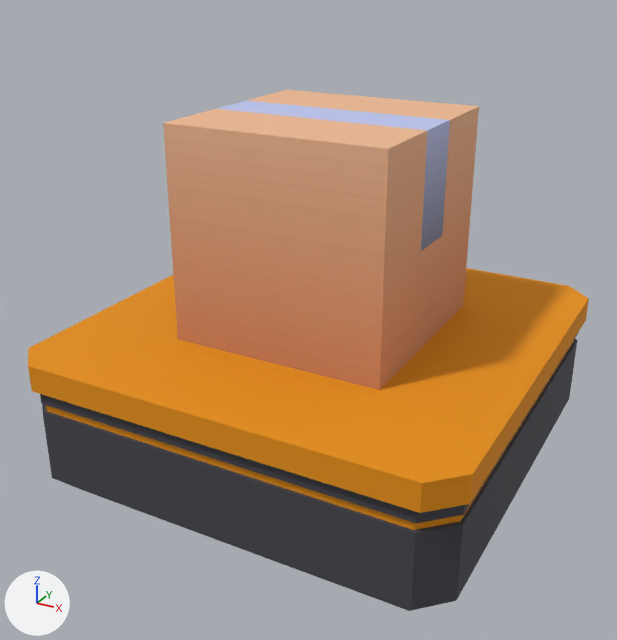
The glTF model assets/models/robot.glb: old version first, new version second.
One viewpoint serves both versions: a 50 mm lens placed at (0.857, -1.649, 1.268), pointed at (-0.02, -0.054, 0.471). Every picture has the same lights, and +X, +Y and +Z are marked at lower left. The picture after the commit comes second. Where no turn or scale is listed for an object, it has been applied to the vertices.

The older version as bpy lines, for what is in view:
```python
me_box_small_004 = bpy.data.meshes.new('box-small.004')
me_box_small_004.from_pydata(...)  # 16 vertices, 28 faces; spans x -0.25..0.25, y -0.25..0.25, z 0.0..0.5
me_box_small_004.materials.append(mat_colormap_001)  # picture img_colormap
me_robot = bpy.data.meshes.new('robot')
me_robot.from_pydata(...)  # 1228 vertices, 2436 faces; spans x -0.512..0.512, y -0.512..0.512, z -0.558..-0.15
# faces by material slot: [102, 2296, 38]
me_robot.materials.append(mat_robot__primary)  # dark grey #43434b
me_robot.materials.append(mat_material)  # black #1f2327
me_robot.materials.append(mat_robot___accent)  # orange #e79100
ob_cargo = bpy.data.objects.new('cargo', me_box_small_004)
ob_cargo.location = (0.0, 0.0, 0.436)
ob_robot = bpy.data.objects.new('Robot', me_robot)
ob_robot.location = (0.0, 0.0, 0.6)
```
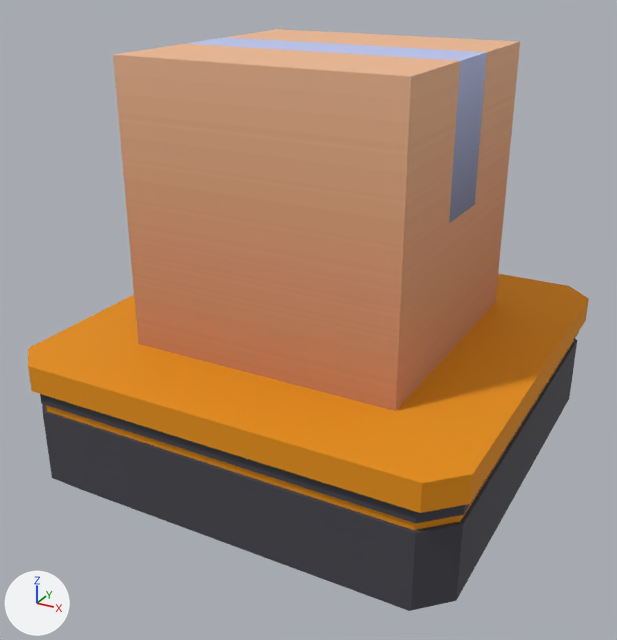
The newer file is also rescaled (x0.801), turned or shifted as a whole; pictures and numbers use the older file's frame.

Edits to the scene script, one JSON object a line:
```json
{"op": "set", "path": "ob_cargo.location", "old": "(0.0, 0.0, 0.436)", "new": "(0.0, 0.0, 0.448)"}
{"op": "set", "path": "ob_cargo.scale", "old": "(1.0, 1.0, 1.0)", "new": "(1.25, 1.25, 1.25)"}
```

Changed parts and their boxes (x1, y1, x2, y2) in the pictures (617 x 640 px):
```json
{"object": "cargo", "change": "moved, rescaled", "before": [163, 90, 479, 390], "after": [113, 29, 520, 411], "on screen": "29% wider, 27% taller"}
```
